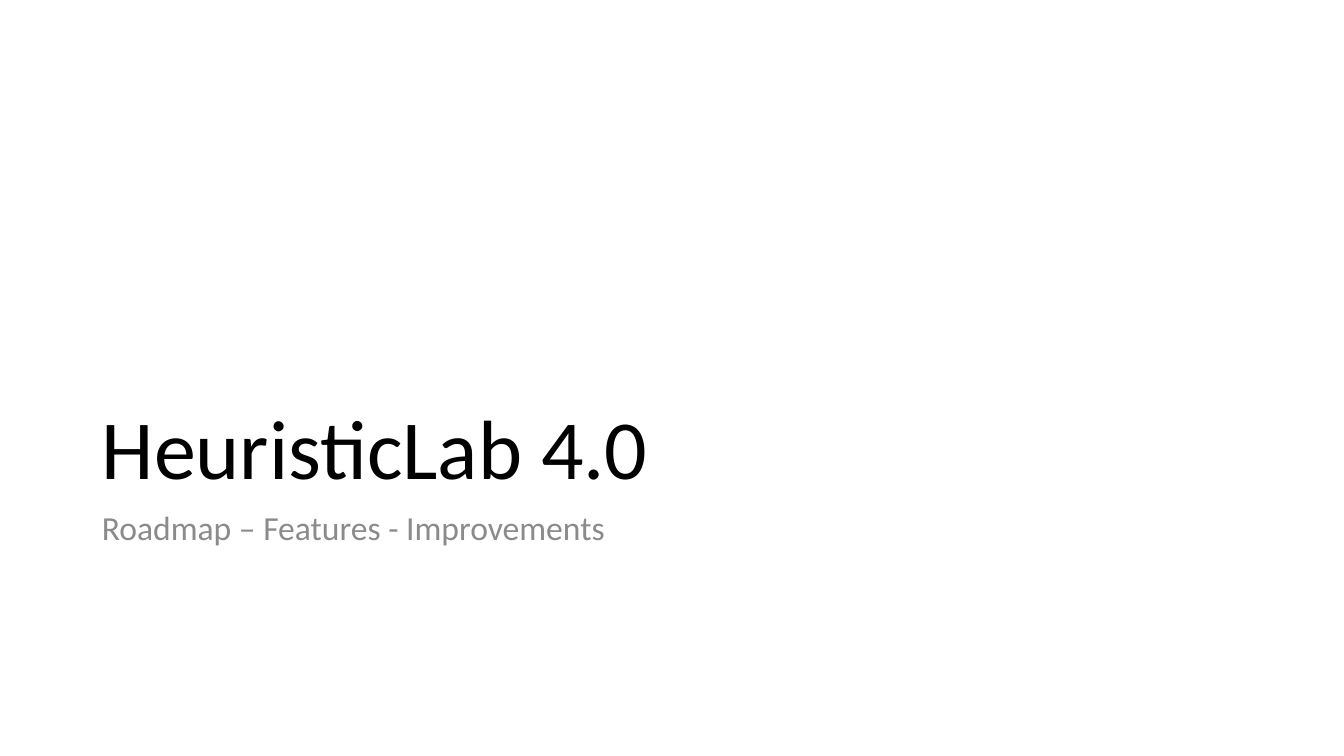
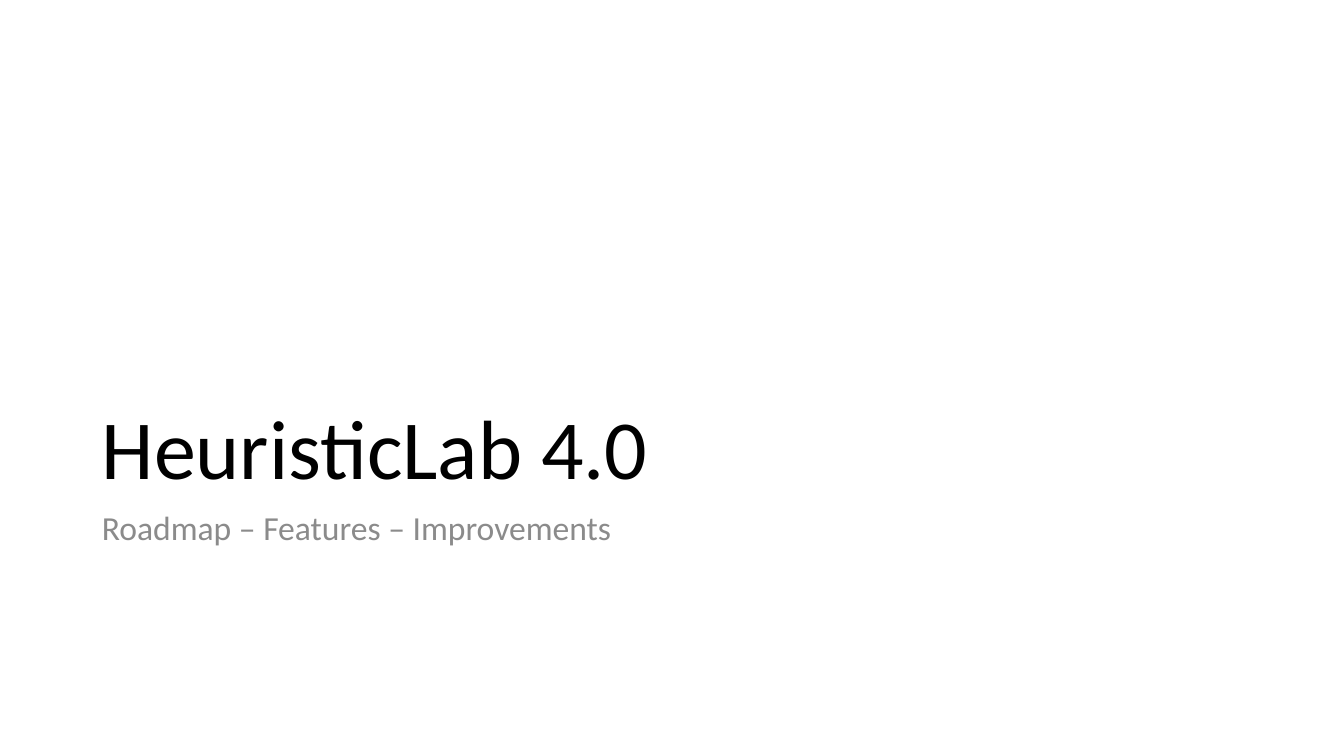
Before and after one commit to heal-research/HeuristicLab, a slide deck: slide 1 of documentation/HeuristicLab 4.0.pptx. Drawn at 1344x756 pixels with LibreOffice and Linux fonts; fonts in the diff are those of the drawing. Boxes give left, top, right and bottom in pixels: in the first picture for what was removed or moved away, otherwise in the second. Text is boxed around its words. In the diff, an @@ line names an element or a change of style, - is before the commit and + after.

```diff
--- a/documentation/HeuristicLab 4.0.pptx
+++ b/documentation/HeuristicLab 4.0.pptx
@@ text at <box>102,516,611,546</box>: text changed @@
-Roadmap – Features - Improvements
+Roadmap – Features – Improvements
```
Also in this commit, not shown: 2 other slides changed.
